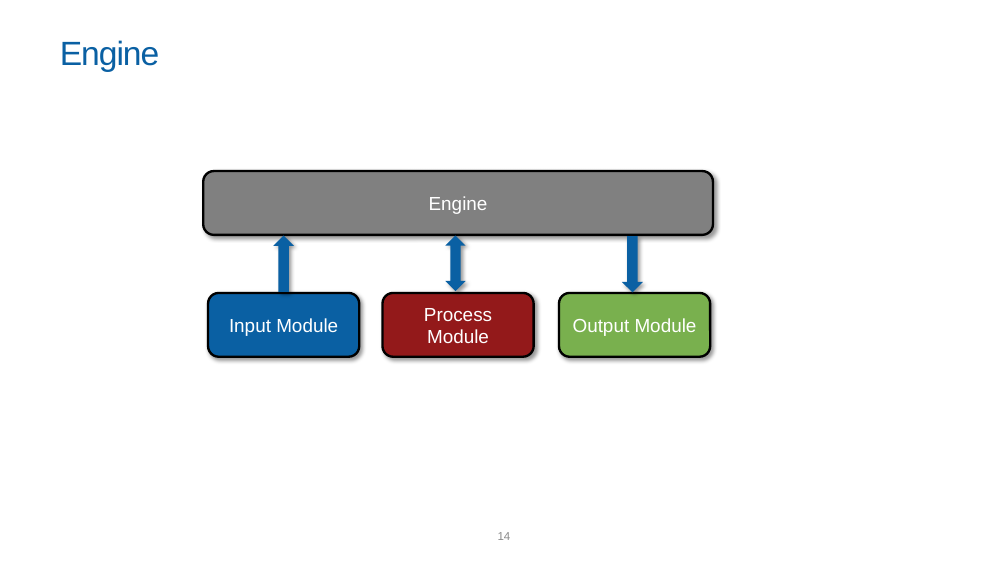
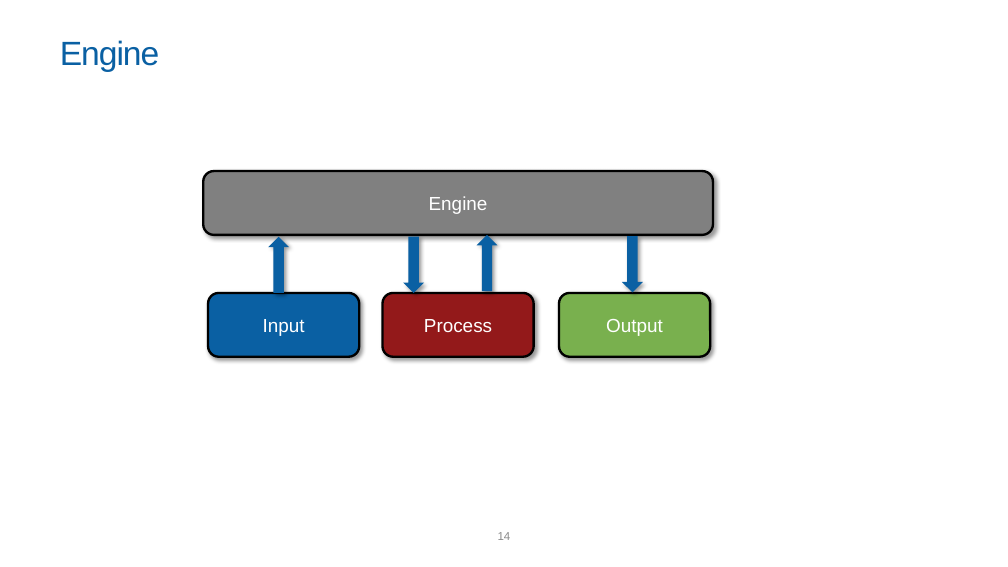
Before and after one commit to LabVIEW-DCAF/Documentation, a slide deck: slide 14 of Introduction to DCAF.pptx. Drawn at 1008x567 pixels with LibreOffice and Linux fonts; fonts in the diff are those of the drawing; background and template pictures are left out. Boxes give left, top, right and bottom in pixels: in the first picture for what was removed or moved away, otherwise in the second. Text is boxed around its words. In the diff, an @@ line names an element or a change of style, - is before the commit and + after.

```diff
--- a/Introduction to DCAF.pptx
+++ b/Introduction to DCAF.pptx
@@ up arrow: place and size @@
-up arrow at (273,235,294,291)
+up arrow at (268,237,290,293)
@@ up arrow added at (403,237,424,293), fill #0A60A3 @@
@@ up arrow: place and size @@
-up arrow at (445,235,466,291)
+up arrow at (476,235,498,291)
@@ up arrow at (476,235,498,291): up down arrow to up arrow @@
@@ text in rounded rectangle at (263,319,305,336): text changed @@
-Input Module
+Input
@@ text in rounded rectangle at (424,319,492,332): text changed @@
-Process Module
+Process
@@ text in rounded rectangle at (606,319,663,336): text changed @@
-Output Module
+Output
```
Also in this commit, not shown: 2 other slides changed, 1 slide added, 1 other file.
